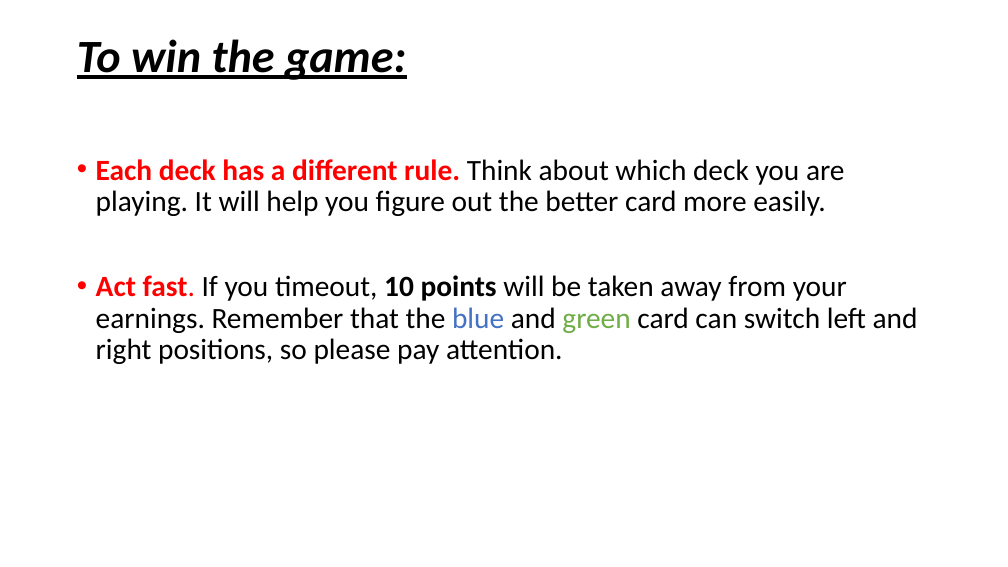
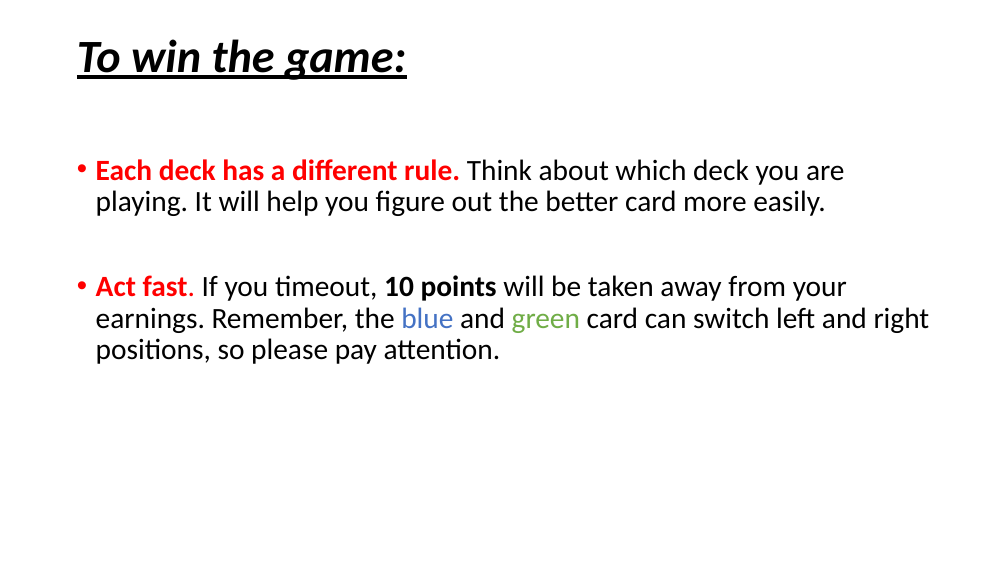
Before and after one commit to LillianXu2019/LUX-RL, a slide deck: slide 23 of images/task_instructions_lux.pptx. Drawn at 1008x567 pixels with LibreOffice and Linux fonts; fonts in the diff are those of the drawing. Boxes give left, top, right and bottom in pixels: in the first picture for what was removed or moved away, otherwise in the second. Text is boxed around its words. In the diff, an @@ line names an element or a change of style, - is before the commit and + after.

```diff
--- a/images/task_instructions_lux.pptx
+++ b/images/task_instructions_lux.pptx
@@ text at <box>96,275,930,364</box>: text changed @@
-• Act fast. If you timeout, 10 points will be taken away from your earnings. Remember that the blue and green card can switch left and right positions, so please pay attention.
+• Act fast. If you timeout, 10 points will be taken away from your earnings. Remember, the blue and green card can switch left and right positions, so please pay attention.
```
Also in this commit, not shown: 2 slides added, 11 other files.
